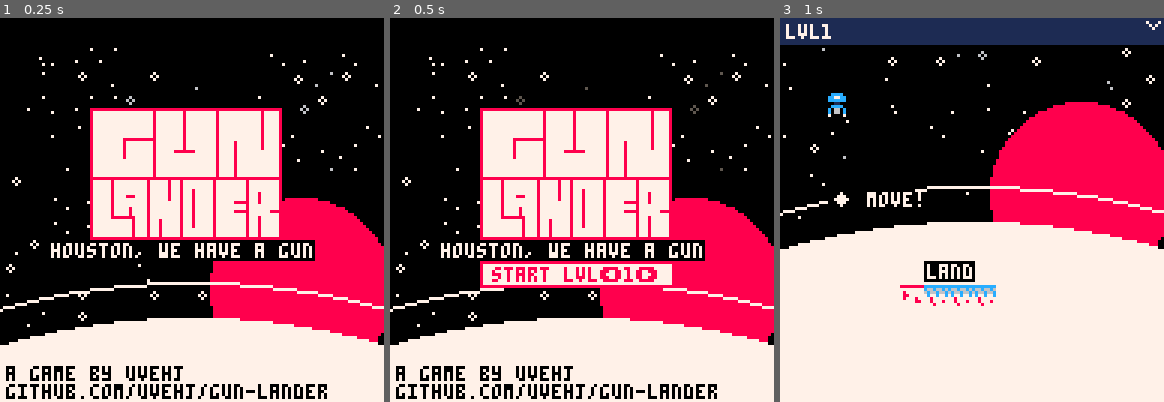
Above: before the commit, frames 1-3 (left to right).
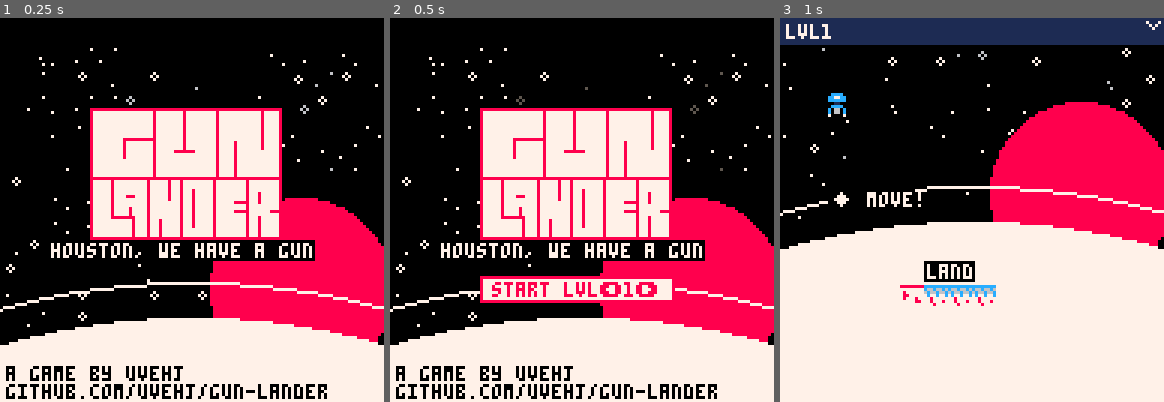
Above: after the commit, the same moments.

Repository: uvehj/Gun-Lander
Game: PICO-8 cartridge gunlander.p8
The game is run twice, just before and just after one commit, with the same random seed, the same clock (stepped at 60 frames per second) and the same inputs.
Inputs:
- Up to frame 1 (0.25 s): no input
- Up to frame 2 (0.5 s): tap X (X key) at 0.33 s
- Up to frame 3 (1 s): tap O (Z key) at 0.7 s

Frame 1 is identical in both runs. In frame 2, 4.0% of the frame differs, in the area x 23-75%, y 63-75%; in frame 3, nothing differs.

Commit message:
Autosave
Autosave feature, keeps track of unlocked levels
Adjusted title screen level select text

Diff:
--- a/gunlander.p8
+++ b/gunlander.p8
@@ -8,6 +8,7 @@
 fps = 30
 --global variables
 total_levels = 2
+unlocked_levels = 1
 ship = {}
 level = {}
 bullets = {}
@@ -23,6 +24,8 @@
 --------------------
 function _init()
     cls()
+    cartdata("uvehj_gun_lander")
+    unlocked_levels = max(unlocked_levels, dget(0))
     ship.h = 8
     ship.w = 6
     ship.s = 0
@@ -236,10 +239,10 @@
     print("a game by uvehj",2,116,0)
     print("github.com/uvehj/gun-lander",2,122,0)
     if menustate == 1 then
-        rectfill(30,81,94,89,8)
-        rectfill(31,82,93,88,7)
+        rectfill(30,86,94,94,8)
+        rectfill(31,87,93,93,7)
         titlemessage = "start lvl\139"..tostr(menuselectlevel).."\145"
-        print(titlemessage,64-((#titlemessage+3)*4/2),83,8)
+        print(titlemessage,64-((#titlemessage+3)*4/2),88,8)
     end
 end
 --draw restart/next level message
@@ -317,7 +320,7 @@
             load_level(menuselectlevel,false)
         elseif btnp(0) and menuselectlevel > 1 then
             menuselectlevel -= 1
-        elseif btnp(1) and menuselectlevel < total_levels then
+        elseif btnp(1) and menuselectlevel < unlocked_levels then
             menuselectlevel += 1
         end
     end
@@ -331,6 +334,8 @@
                 load_level(level.number,true)
             elseif level.state < 0 then
                 if level.number < total_levels then
+                    unlocked_levels = max(unlocked_levels,level.number+1)
+                    dset(0,unlocked_levels)
                     load_level(level.number+1,false)
                 else
                     load_level(-1,false)
@@ -537,7 +542,7 @@
     elseif l == 1 then
         build_level(l,0,0,10,10,0,{2,2},{false,16},{{"\143 move!",2,6},{"land",6,9}})
     elseif l == 2 then
-        build_level(l,11,0,21,13,0,{18,8},{false,16},{{"up here!",17,3},{"\142 shoot!",14,8}})
+        build_level(l,11,0,39,13,0,{18,8},{false,16},{{"up here!",17,3},{"\142 shoot!",14,8}})
     end
     if restart == false then
         init_background()
@@ -614,19 +619,25 @@
 0000000101080101011102040400000000000000000000000000000000000000000000000000000000000000000000000000000000000000000000000000000000000000000000000000000000000000000000000000000000000000000000000000000000000000000000000000000000000000000000000000000000000000
 0000000000000000000000000000000000000000000000000000000000000000000000000000000000000000000000000000000000000000000000000000000000000000000000000000000000000000000000000000000000000000000000000000000000000000000000000000000000000000000000000000000000000000
 __map__
-0000000000000000000000030303030303030303030300000000000000000000000000000000000000000000000000000000000000000000000000000000000000000000000000000000000000000000000000000000000000000000000000000000000000000000000000000000000000000000000000000000000000000000
-0000000000000000000000030000000000000000000300000000000000000000000000000000000000000000000000000000000000000000000000000000000000000000000000000000000000000000000000000000000000000000000000000000000000000000000000000000000000000000000000000000000000000000
-0000000000000000000000030000000000000000000300000000000000000000000000000000000000000000000000000000000000000000000000000000000000000000000000000000000000000000000000000000000000000000000000000000000000000000000000000000000000000000000000000000000000000000
-0000000000000000000000030000000000000000000300000000000000000000000000000000000000000000000000000000000000000000000000000000000000000000000000000000000000000000000000000000000000000000000000000000000000000000000000000000000000000000000000000000000000000000
-0000000000000000000000030000000000000000000300000000000000000000000000000000000000000000000000000000000000000000000000000000000000000000000000000000000000000000000000000000000000000000000000000000000000000000000000000000000000000000000000000000000000000000
-0000000000000000000000030000000000090909090300000000000000000000000000000000000000000000000000000000000000000000000000000000000000000000000000000000000000000000000000000000000000000000000000000000000000000000000000000000000000000000000000000000000000000000
-0000000000000000000000030000000000000000000300000000000000000000000000000000000000000000000000000000000000000000000000000000000000000000000000000000000000000000000000000000000000000000000000000000000000000000000000000000000000000000000000000000000000000000
-0000000000000000000000030000000000000000000300000000000000000000000000000000000000000000000000000000000000000000000000000000000000000000000000000000000000000000000000000000000000000000000000000000000000000000000000000000000000000000000000000000000000000000
-0000000000000000000000030000000000000000000300000000000000000000000000000000000000000000000000000000000000000000000000000000000000000000000000000000000000000000000000000000000000000000000000000000000000000000000000000000000000000000000000000000000000000000
-0000000000000000000000030000000000000000000300000000000000000000000000000000000000000000000000000000000000000000000000000000000000000000000000000000000000000000000000000000000000000000000000000000000000000000000000000000000000000000000000000000000000000000
-0000000000040909090000030000000000000000000300000000000000000000000000000000000000000000000000000000000000000000000000000000000000000000000000000000000000000000000000000000000000000000000000000000000000000000000000000000000000000000000000000000000000000000
-0000000000000000000000070000000000000000000600000000000000000000000000000000000000000000000000000000000000000000000000000000000000000000000000000000000000000000000000000000000000000000000000000000000000000000000000000000000000000000000000000000000000000000
-0000000000000000000000070000000000000000000600000000000000000000000000000000000000000000000000000000000000000000000000000000000000000000000000000000000000000000000000000000000000000000000000000000000000000000000000000000000000000000000000000000000000000000
-0000000000000000000000030404040404040404040300000000000000000000000000000000000000000000000000000000000000000000000000000000000000000000000000000000000000000000000000000000000000000000000000000000000000000000000000000000000000000000000000000000000000000000
-
-
+0000000000000000000000030303030303030303030303030303030303030303030303030303030300000000000000000000000000000000000000000000000000000000000000000000000000000000000000000000000000000000000000000000000000000000000000000000000000000000000000000000000000000000
+0000000000000000000000030000000000000000000000000000000000000000000000000000000300000000000000000000000000000000000000000000000000000000000000000000000000000000000000000000000000000000000000000000000000000000000000000000000000000000000000000000000000000000
+0000000000000000000000030000000000000000000000000000000000000000000000000000000300000000000000000000000000000000000000000000000000000000000000000000000000000000000000000000000000000000000000000000000000000000000000000000000000000000000000000000000000000000
+0000000000000000000000030000000000000000000000000000000000000000000000000000000300000000000000000000000000000000000000000000000000000000000000000000000000000000000000000000000000000000000000000000000000000000000000000000000000000000000000000000000000000000
+0000000000000000000000030000000000000000000000000000000000000000000000000000000300000000000000000000000000000000000000000000000000000000000000000000000000000000000000000000000000000000000000000000000000000000000000000000000000000000000000000000000000000000
+0000000000000000000000030000000000090909090000000000000000000000000000000000000300000000000000000000000000000000000000000000000000000000000000000000000000000000000000000000000000000000000000000000000000000000000000000000000000000000000000000000000000000000
+0000000000000000000000030000000000000000000000000000000000000000000000000000000300000000000000000000000000000000000000000000000000000000000000000000000000000000000000000000000000000000000000000000000000000000000000000000000000000000000000000000000000000000
+0000000000000000000000030000000000000000000000000000000000000000000000000000000300000000000000000000000000000000000000000000000000000000000000000000000000000000000000000000000000000000000000000000000000000000000000000000000000000000000000000000000000000000
+0000000000000000000000030000000000000000000000000000000000000000000000000000000300000000000000000000000000000000000000000000000000000000000000000000000000000000000000000000000000000000000000000000000000000000000000000000000000000000000000000000000000000000
+0000000000000000000000030000000000000000000000000000000000000000000000000000000300000000000000000000000000000000000000000000000000000000000000000000000000000000000000000000000000000000000000000000000000000000000000000000000000000000000000000000000000000000
+0000000000040909090000030000000000000000000000000000000000000000000000000000000300000000000000000000000000000000000000000000000000000000000000000000000000000000000000000000000000000000000000000000000000000000000000000000000000000000000000000000000000000000
+0000000000000000000000070000000000000000000000000000000000000000000000000000000600000000000000000000000000000000000000000000000000000000000000000000000000000000000000000000000000000000000000000000000000000000000000000000000000000000000000000000000000000000
+0000000000000000000000070000000000000000000000000000000000000000000000000000000600000000000000000000000000000000000000000000000000000000000000000000000000000000000000000000000000000000000000000000000000000000000000000000000000000000000000000000000000000000
+0000000000000000000000030404040404040404040404040404040404040404040404040404040300000000000000000000000000000000000000000000000000000000000000000000000000000000000000000000000000000000000000000000000000000000000000000000000000000000000000000000000000000000
+…(8 lines of a section not shown)…
Not shown, changed: the music (__music__) section of gunlander.p8
Not shown, changed: the sound effects (__sfx__) section of gunlander.p8
